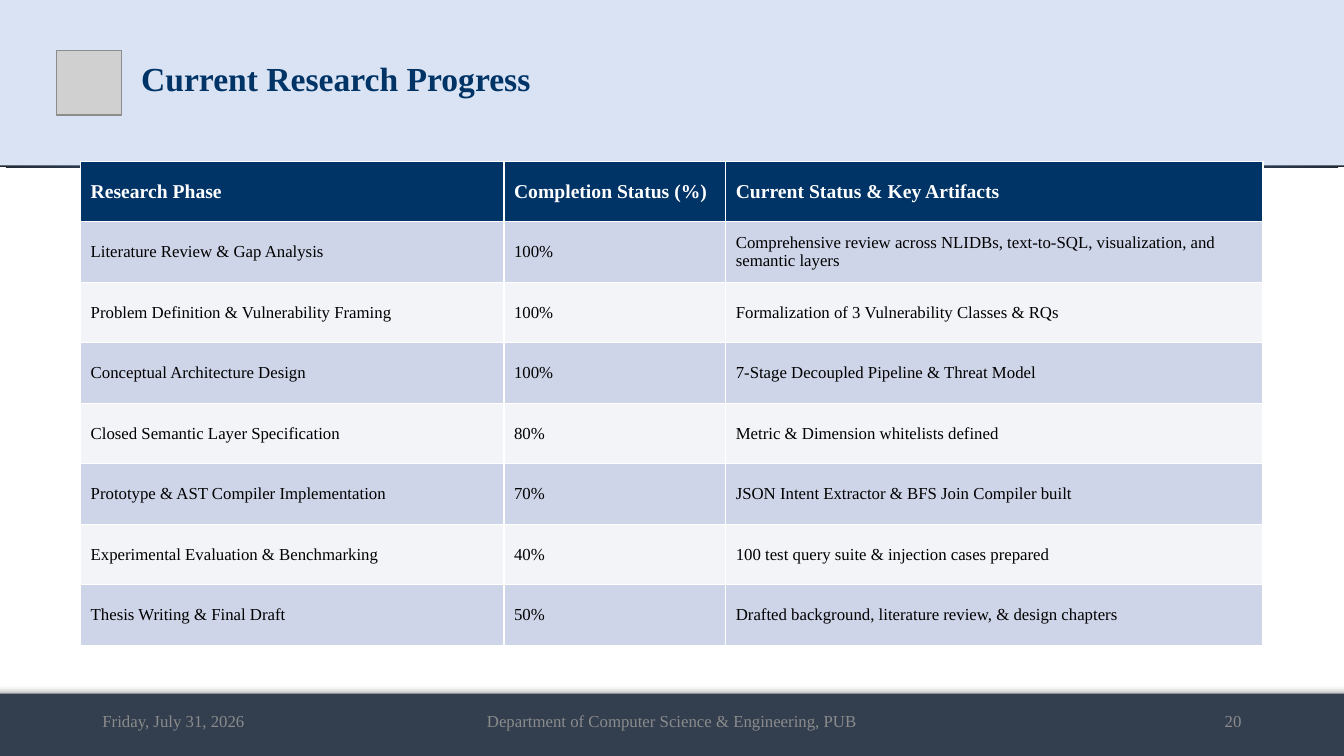
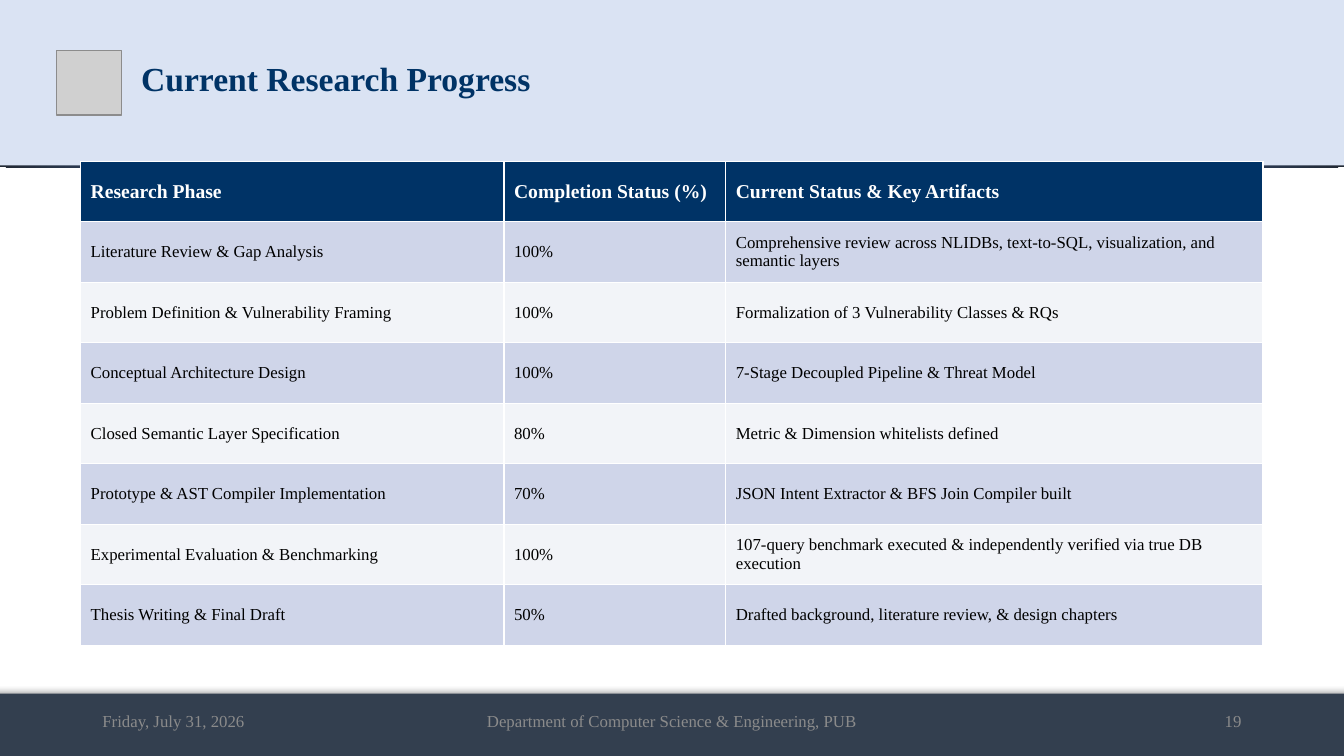
Before and after one commit to md-riaz/AEGIS-Research, a slide deck: slide 19 of docs/scripts/Md_Riaz_Mid_Defense_Final_0322310105101024.pptx (slide 20 before the commit). Drawn at 1344x756 pixels with LibreOffice and Linux fonts; fonts in the diff are those of the drawing; grey boxes stand for pictures. Boxes give left, top, right and bottom in pixels: in the first picture for what was removed or moved away, otherwise in the second. Text is boxed around its words. In the diff, an @@ line names an element or a change of style, - is before the commit and + after.

```diff
--- a/docs/scripts/Md_Riaz_Mid_Defense_Final_0322310105101024.pptx
+++ b/docs/scripts/Md_Riaz_Mid_Defense_Final_0322310105101024.pptx
@@ table at <box>81,161,1263,645</box> @@
-row 7, column 2: 40%
+row 7, column 2: 100%
-row 7, column 3: 100 test query suite & injection cases prepared
+row 7, column 3: 107-query benchmark executed & independently verified via true DB execution
@@ text at <box>1225,716,1242,727</box>: text changed @@
-20
+19
```
Also in this commit, not shown: 21 other slides changed, 1 slide removed, 1 other file.
